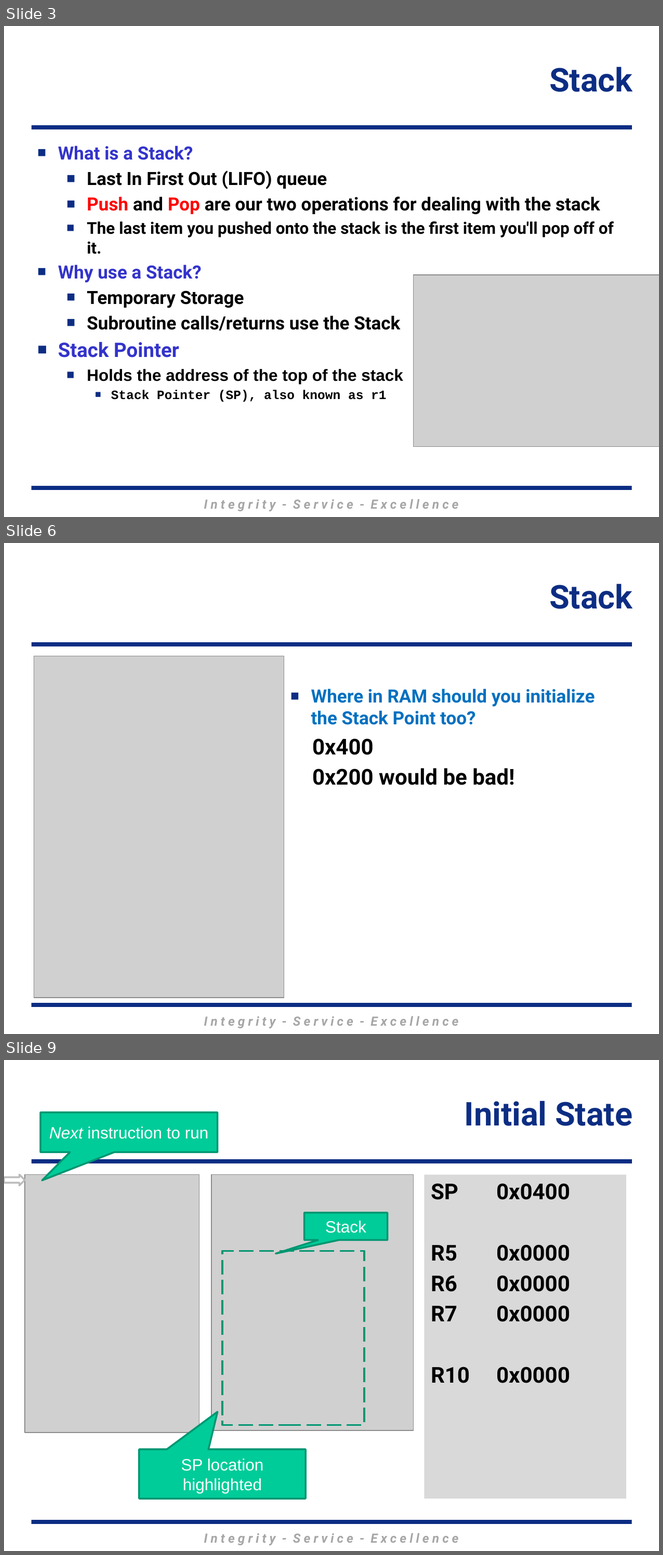
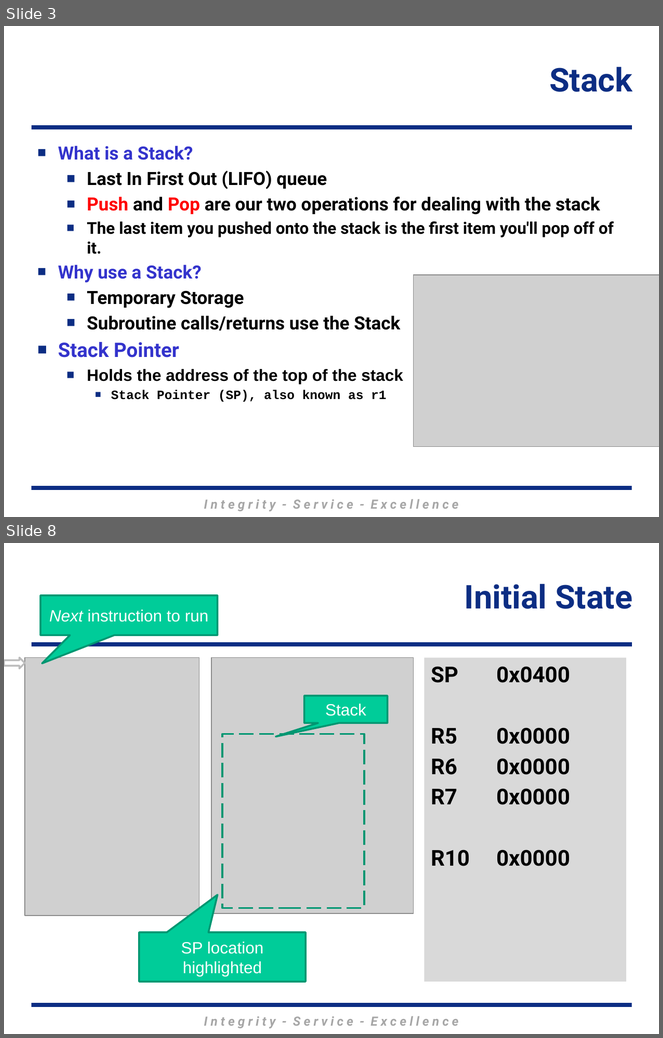
Before and after one commit to MarsUniversity/ECE382, a slide deck: source/lessons/lsn9-10/Lsn9-10.pptx. Shown one above the other, each under a label of ours: slides 3, 6 and 9 before the commit, slides 3 and 8 after it; the slides between them are not shown. The pictures are 663x1555 and 663x1038 pixels, drawn with LibreOffice and Linux fonts; fonts in the diff are those of the drawing; grey boxes stand for pictures; background and template pictures are left out. Boxes give left, top, right and bottom in pixels: in the first picture for what was removed or moved away, otherwise in the second. Text is boxed around its words. In the diff, an @@ line names an element or a change of style, - is before the commit and + after.

```diff
--- a/source/lessons/lsn9-10/Lsn9-10.pptx
+++ b/source/lessons/lsn9-10/Lsn9-10.pptx
@@ slide 6 removed at (x1=4, y1=543, x2=659, y2=1034), background #FFFFFF; not listed: 3 template elements that a slide beside it also shows @@
@@ title removed at (x1=549, y1=584, x2=633, y2=609) @@
-Stack
@@ picture removed at (x1=34, y1=656, x2=284, y2=997) @@
@@ text removed at (x1=311, y1=689, x2=595, y2=785) @@
-■ Where in RAM should you initialize the Stack Point too?
-0x400
-0x200 would be bad!
@@ what was slide 9 is now slide 8 @@
```
Also in this commit, not shown: 8 slides changed, 1 other file.
